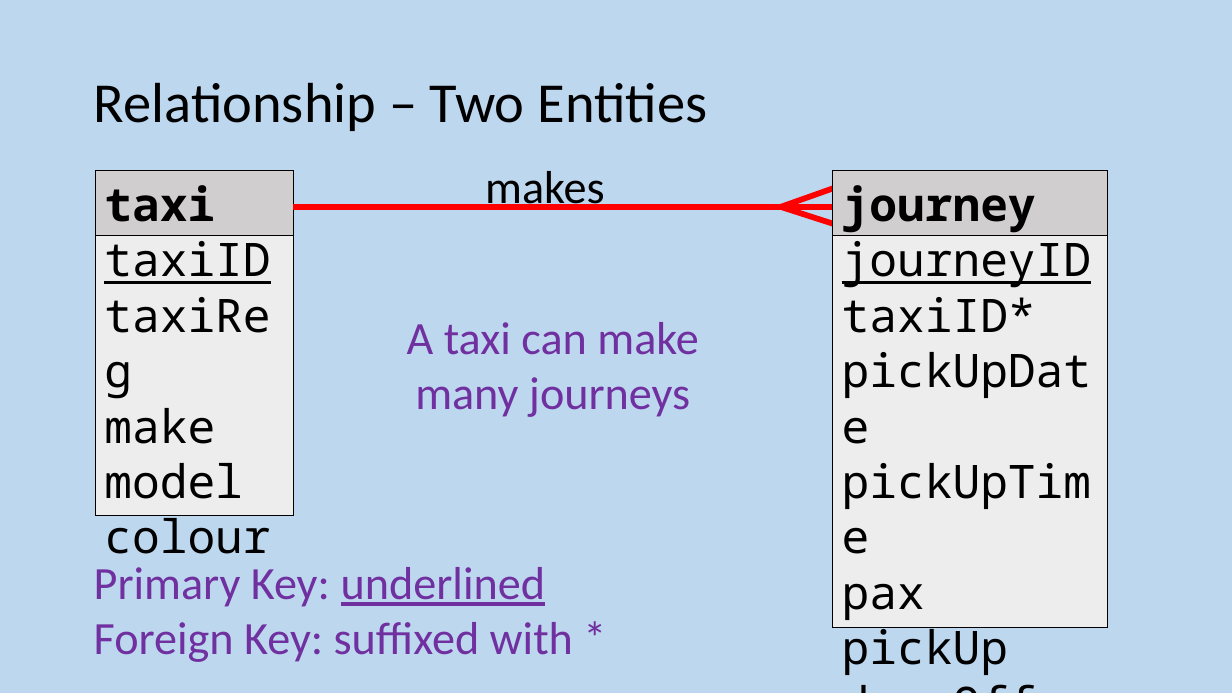
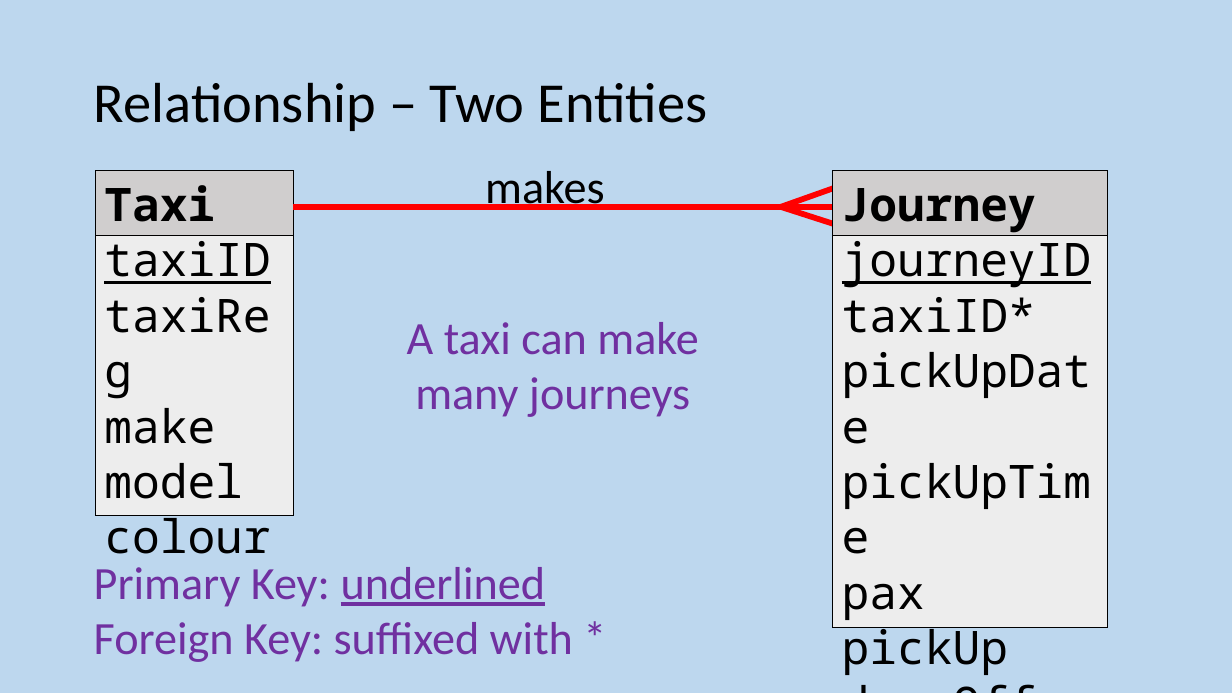
Before and after one commit to MrFriendCS/MrFriendCS.github.io, a slide deck: slide 79 of n5-cs/ddd/N5 CS DDD Slides.pptx (slide 78 before the commit). Drawn at 1232x693 pixels with LibreOffice and Linux fonts; fonts in the diff are those of the drawing. Boxes give left, top, right and bottom in pixels: in the first picture for what was removed or moved away, otherwise in the second. Text is boxed around its words. In the diff, an @@ line names an element or a change of style, - is before the commit and + after.

```diff
--- a/n5-cs/ddd/N5 CS DDD Slides.pptx
+++ b/n5-cs/ddd/N5 CS DDD Slides.pptx
@@ text in rectangle at [104, 185, 215, 222]: text changed @@
-taxi
+Taxi
@@ text in rectangle at [842, 188, 1036, 233]: text changed @@
-journey
+Journey
```
Also in this commit, not shown: 5 other slides changed, 1 slide added, 1 other file.
